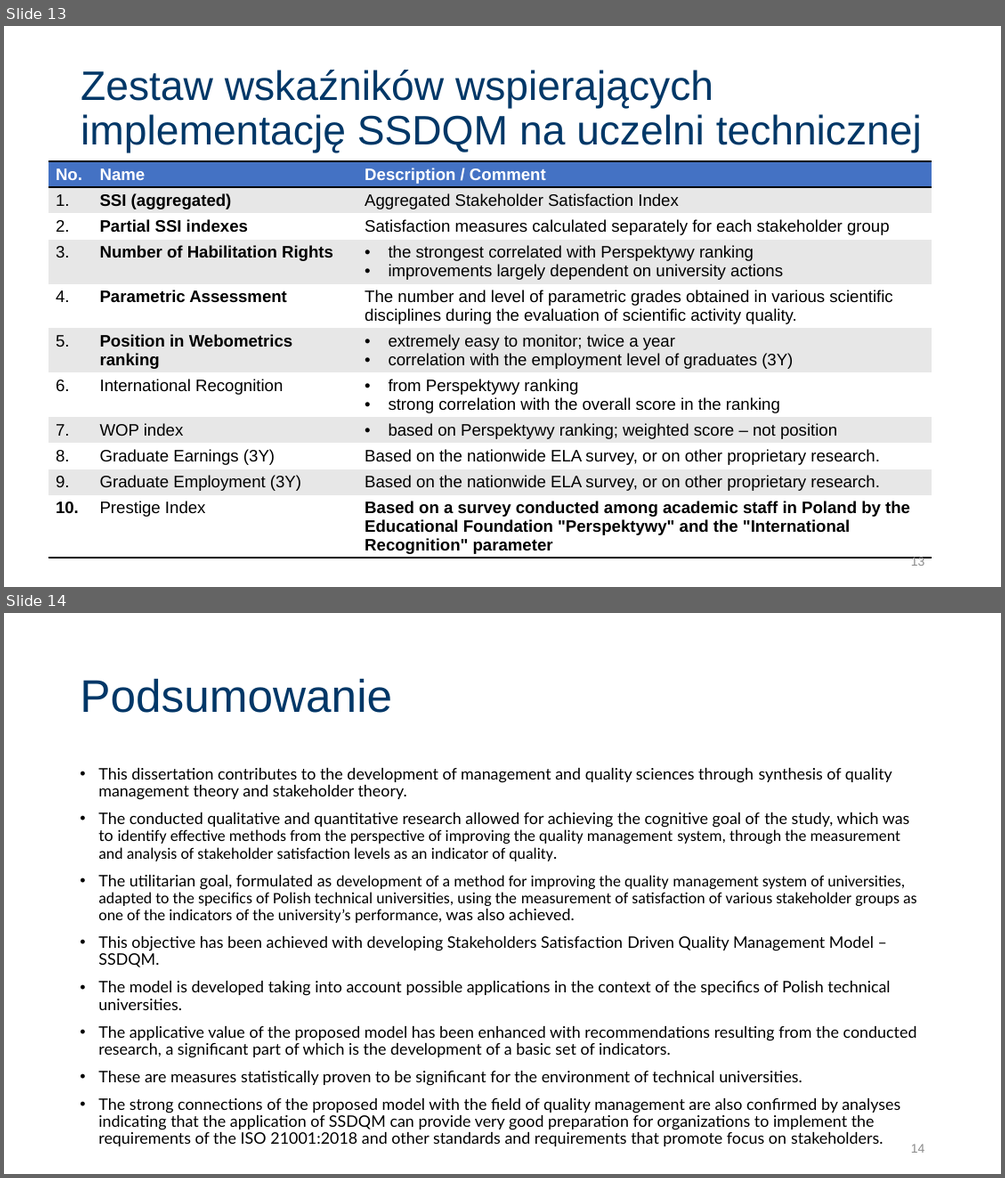
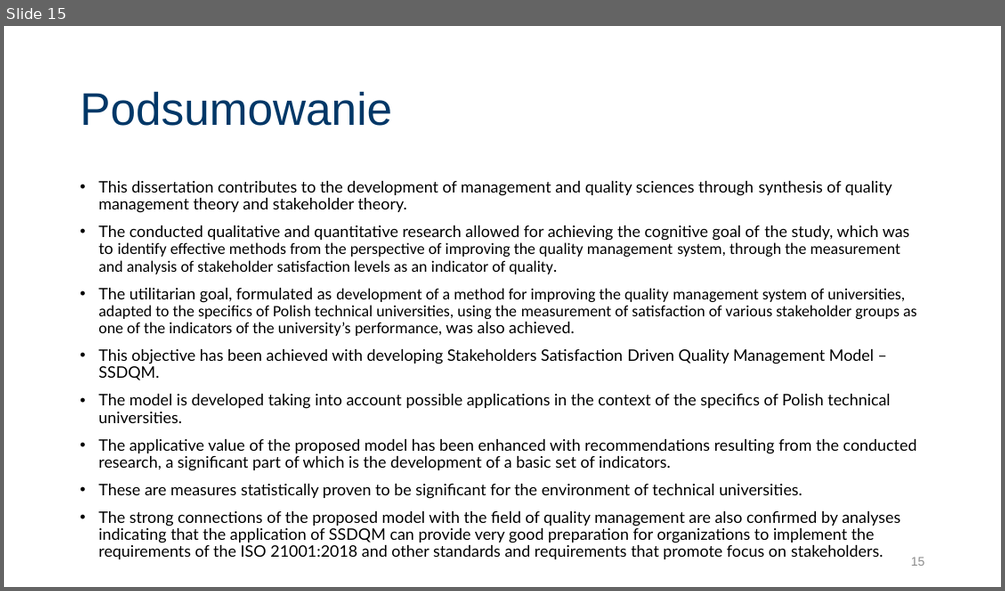
Before and after one commit to JeanPaulSzefler/doktorat_git, a slide deck: Obrona_JPSZEFLER/SSI_forHEI_QMS_PL_v0.1.pptx. Shown one above the other, each under a label of ours: slides 13 and 14 before the commit, slide 15 after it. The pictures are 1005x1178 and 1005x591 pixels, drawn with LibreOffice and Linux fonts; fonts in the diff are those of the drawing. Boxes give left, top, right and bottom in pixels: in the first picture for what was removed or moved away, otherwise in the second. Text is boxed around its words. In the diff, an @@ line names an element or a change of style, - is before the commit and + after.

```diff
--- a/Obrona_JPSZEFLER/SSI_forHEI_QMS_PL_v0.1.pptx
+++ b/Obrona_JPSZEFLER/SSI_forHEI_QMS_PL_v0.1.pptx
@@ slide 13 removed at [4, 26, 1001, 587], background #FFFFFF @@
@@ title removed at [81, 70, 922, 152] @@
-Zestaw wskaźników wspierających implementację SSDQM na uczelni technicznej
@@ table removed at [48, 161, 931, 582], 11 rows, 3 columns @@
-No. | Name | Description / Comment
-1. | SSI (aggregated) | Aggregated Stakeholder Satisfaction Index
-2. | Partial SSI indexes | Satisfaction measures calculated separately for each stakeholder group
-3. | Number of Habilitation Rights | the strongest correlated with Perspektywy ranking / improvements largely dependent on university actions
-4. | Parametric Assessment | The number and level of parametric grades obtained in various scientific disciplines during the evaluation of scientific activity quality.
-5. | Position in Webometrics ranking | extremely easy to monitor; twice a year / correlation with the employment level of graduates (3Y)
-6. | International Recognition | from Perspektywy ranking / strong correlation with the overall score in the ranking
-7. | WOP index | based on Perspektywy ranking; weighted score – not position
-8. | Graduate Earnings (3Y) | Based on the nationwide ELA survey, or on other proprietary research.
-9. | Graduate Employment (3Y) | Based on the nationwide ELA survey, or on other proprietary research.
-10. | Prestige Index | Based on a survey conducted among academic staff in Poland by the Educational Foundation "Perspektywy" and the "International Recognition" parameter
@@ page number removed at [911, 556, 925, 565] @@
-13
@@ what was slide 14 is now slide 15 @@
@@ page number at [911, 556, 925, 565]: text changed @@
-14
+15
```
Also in this commit, not shown: 5 slides changed, 4 slides added, 2 other slides removed, 5 other files.
